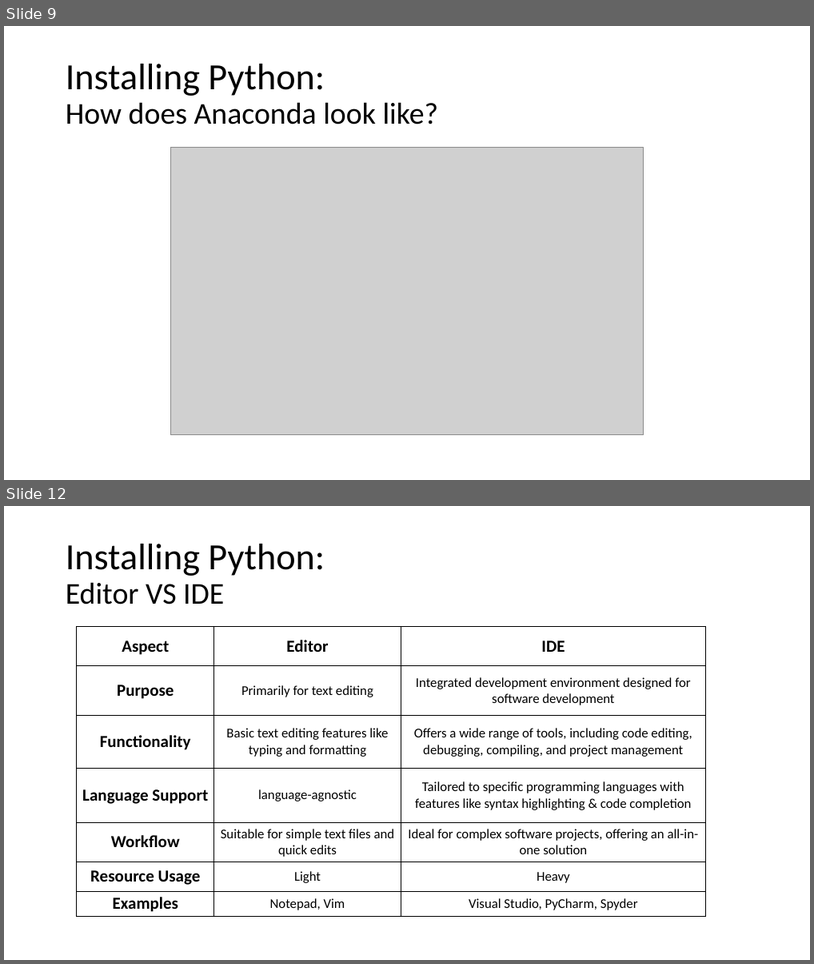
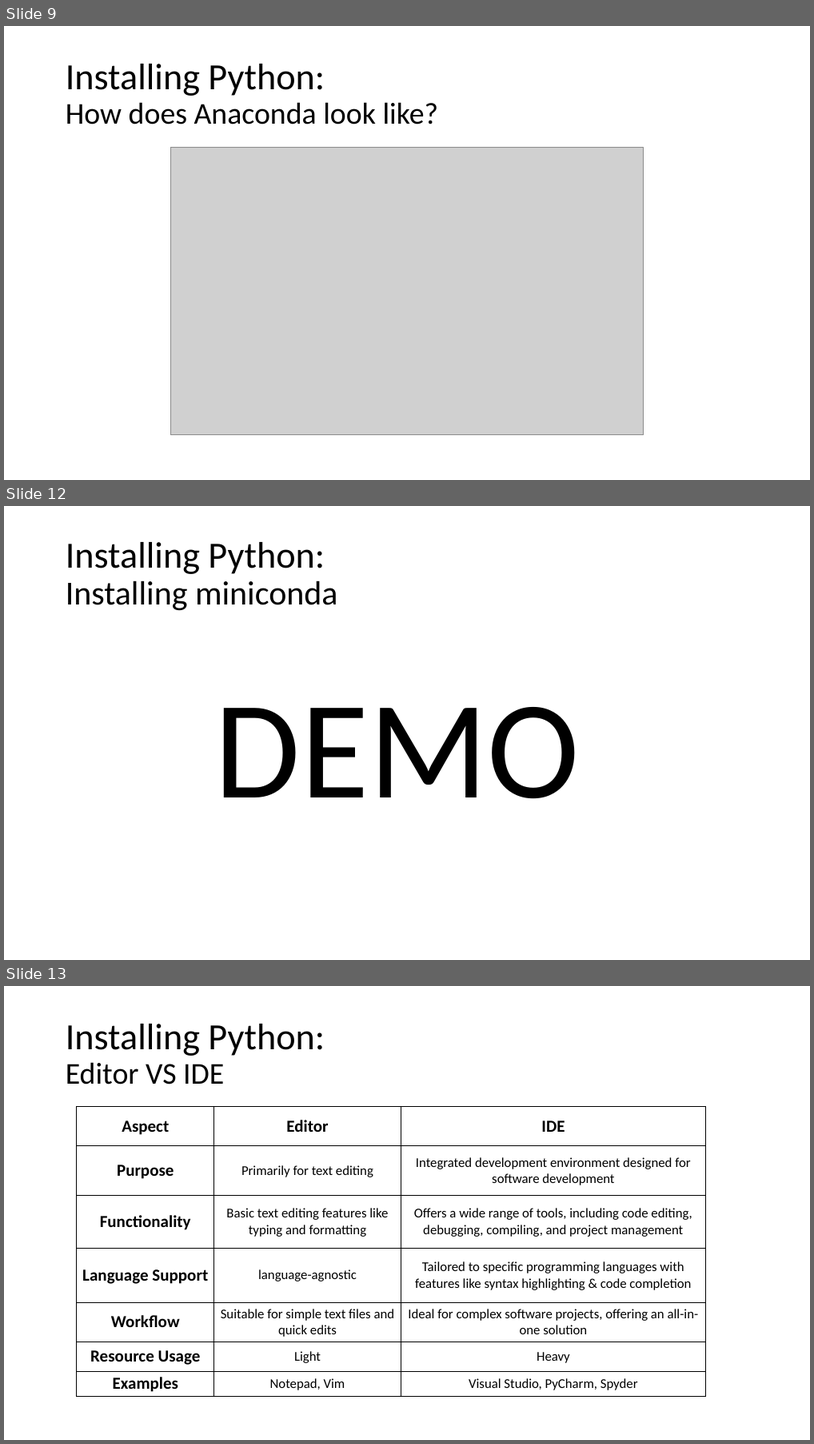
Before and after one commit to jjahanip/BIOF063, a slide deck: day_1/day_1.pptx. Shown one above the other, each under a label of ours: slides 9 and 12 before the commit, slides 9, 12 and 13 after it; the slides between them are not shown. The pictures are 814x964 and 814x1444 pixels, drawn with LibreOffice and Linux fonts; fonts in the diff are those of the drawing; grey boxes stand for pictures. Boxes give left, top, right and bottom in pixels: in the first picture for what was removed or moved away, otherwise in the second. Text is boxed around its words. In the diff, an @@ line names an element or a change of style, - is before the commit and + after.

```diff
--- a/day_1/day_1.pptx
+++ b/day_1/day_1.pptx
@@ slide 12 added at (4, 506, 810, 960), background #FFFFFF @@
@@ title added at (66, 542, 338, 611), 40 pt, text #000000 @@
+Installing Python:
+Installing miniconda
@@ text added at (215, 707, 580, 799), 166 pt, text #000000 @@
+DEMO
@@ what was slide 12 is now slide 13 @@
```
Also in this commit, not shown: 6 slides changed, 3 other slides added, 2 slides removed, 3 other files.
